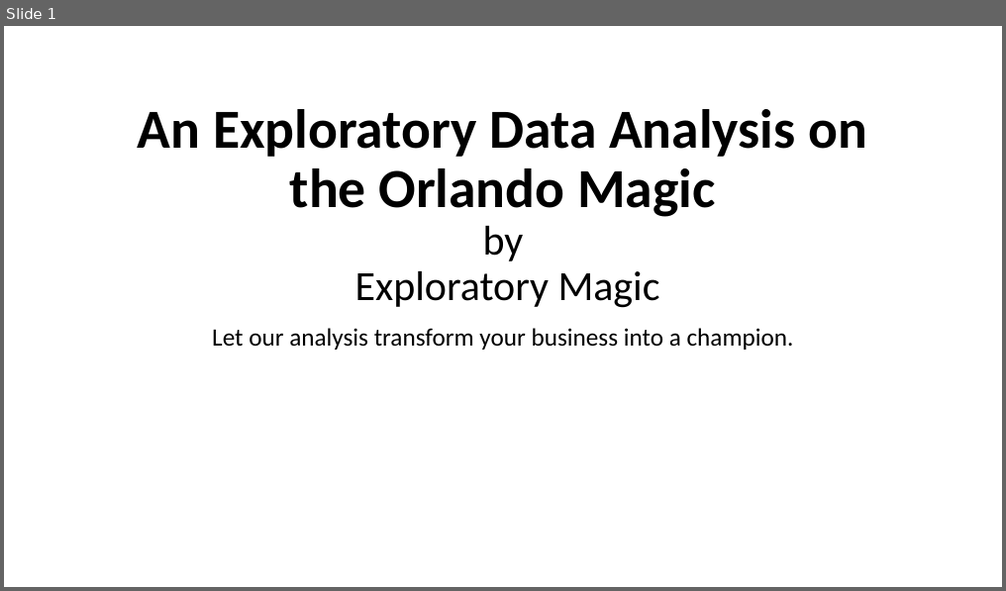
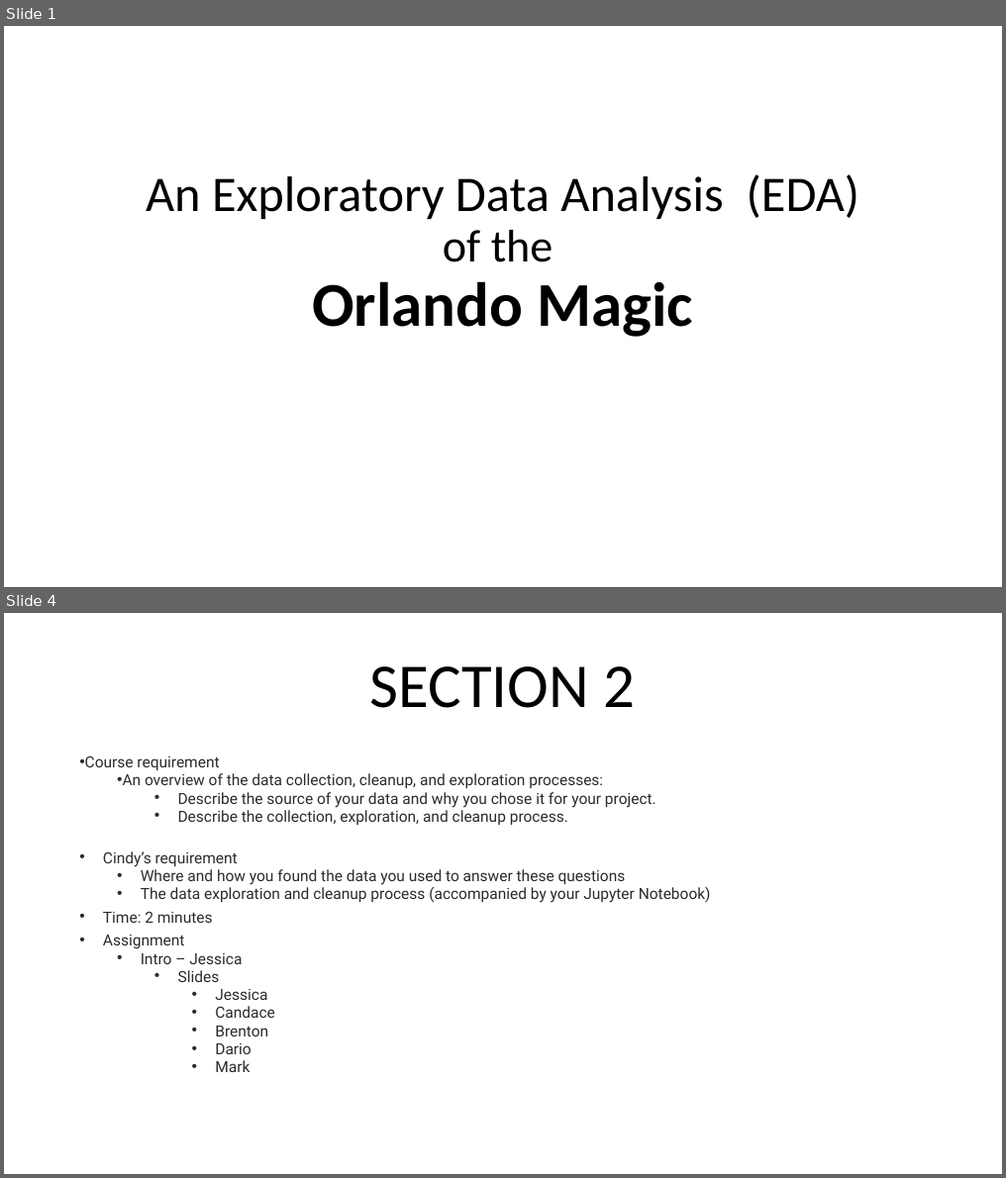
Before and after one commit to CandaceDoesData/Group_Project_1, a slide deck: mm_Group3_Project_1_Presentation.pptx. Shown one above the other, each under a label of ours: slide 1 before the commit, slides 1 and 4 after it; the slides between them are not shown. The pictures are 1006x591 and 1006x1178 pixels, drawn with LibreOffice and Linux fonts; fonts in the diff are those of the drawing. Boxes give left, top, right and bottom in pixels: in the first picture for what was removed or moved away, otherwise in the second. Text is boxed around its words. In the diff, an @@ line names an element or a change of style, - is before the commit and + after.

```diff
--- a/mm_Group3_Project_1_Presentation.pptx
+++ b/mm_Group3_Project_1_Presentation.pptx
@@ slide 4 added at (4, 613, 1002, 1174), background #FFFFFF @@
@@ title added at (369, 666, 635, 708), 60 pt, text #000000 @@
+SECTION 2
@@ text added at (85, 757, 711, 1072), 14.8 pt, text #2B2B2B @@
+• Course requirement
+  • An overview of the data collection, cleanup, and exploration processes:
+    • Describe the source of your data and why you chose it for your project.
+    • Describe the collection, exploration, and cleanup process.
+• Cindy’s requirement
+  • Where and how you found the data you used to answer these questions
+  • The data exploration and cleanup process (accompanied by your Jupyter Notebook)
+• Time: 2 minutes
+• Assignment
+  • Intro – Jessica
+    • Slides
+      • Jessica
+      • Candace
+      • Brenton
+      • Dario
+      • Mark
@@ slide 1 changed as well @@
@@ title "An Exploratory Data Analysis (EDA) ..." at (146, 174, 860, 337): vertical alignment bottom to middle @@
@@ title at (146, 174, 860, 337): text changed; size 53 to 48 pt; bold off @@
-An Exploratory Data Analysis on the Orlando Magic
-by
-Exploratory Magic
+An Exploratory Data Analysis (EDA)
+of the
+Orlando Magic
@@ subtitle removed at (212, 328, 794, 350) @@
-Let our analysis transform your business into a champion.
```
Also in this commit, not shown: 29 other slides added, 3 slides removed.
